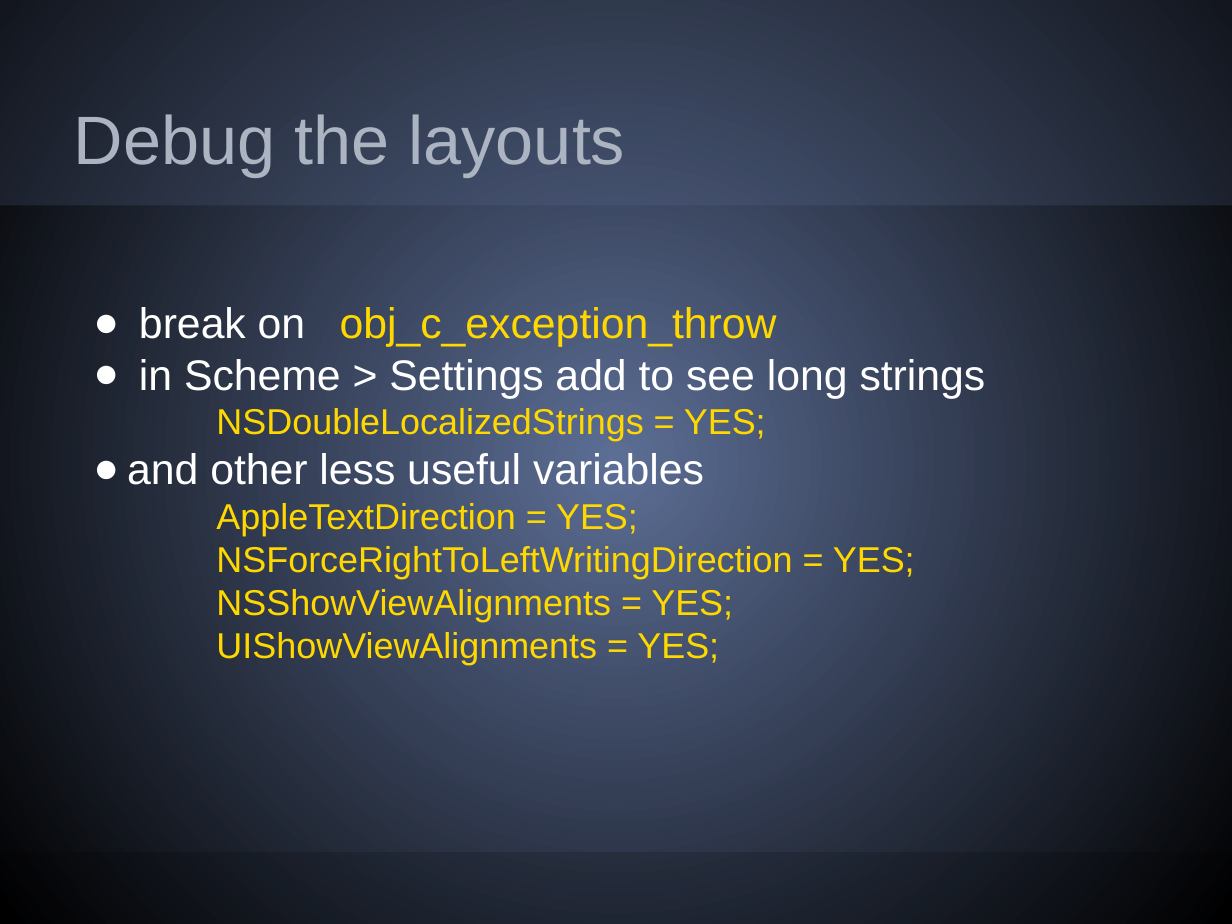
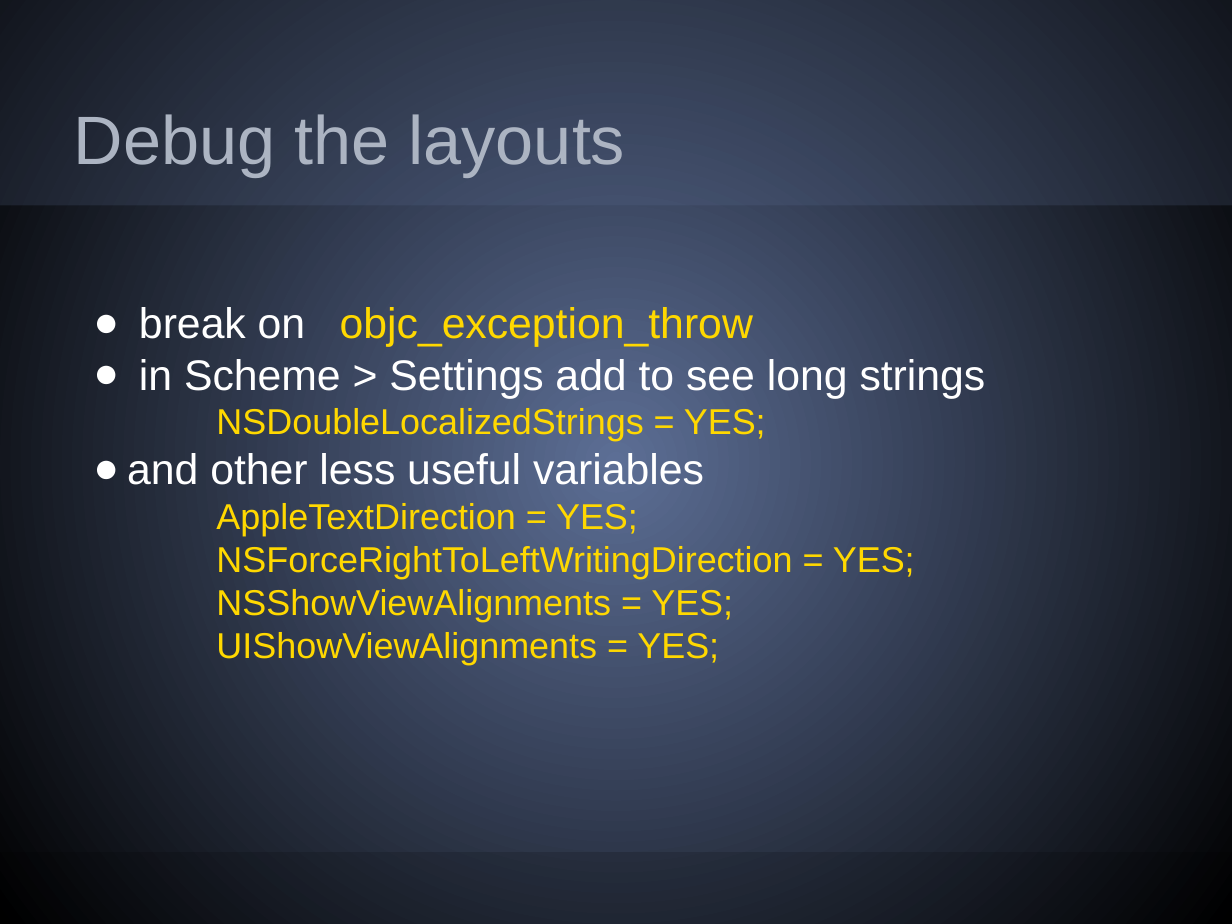
Before and after one commit to mobiosis/NSSpain-autolayout-test, a slide deck: slide 30 of docs/Autolayout experience 2.pptx. Drawn at 1232x924 pixels with LibreOffice and Linux fonts; fonts in the diff are those of the drawing. Boxes give left, top, right and bottom in pixels: in the first picture for what was removed or moved away, otherwise in the second. Text is boxed around its words. In the diff, an @@ line names an element or a change of style, - is before the commit and + after.

```diff
--- a/docs/Autolayout experience 2.pptx
+++ b/docs/Autolayout experience 2.pptx
@@ text at <box>139,307,753,347</box>: text changed @@
-● break on obj_c_exception_throw
+● break on objc_exception_throw
```
Also in this commit, not shown: 4 other files.
